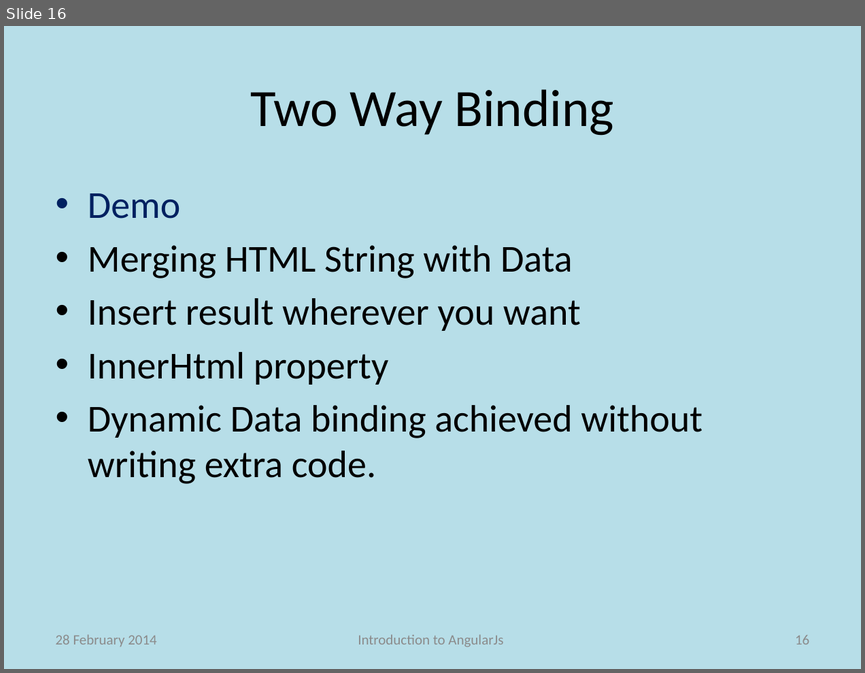
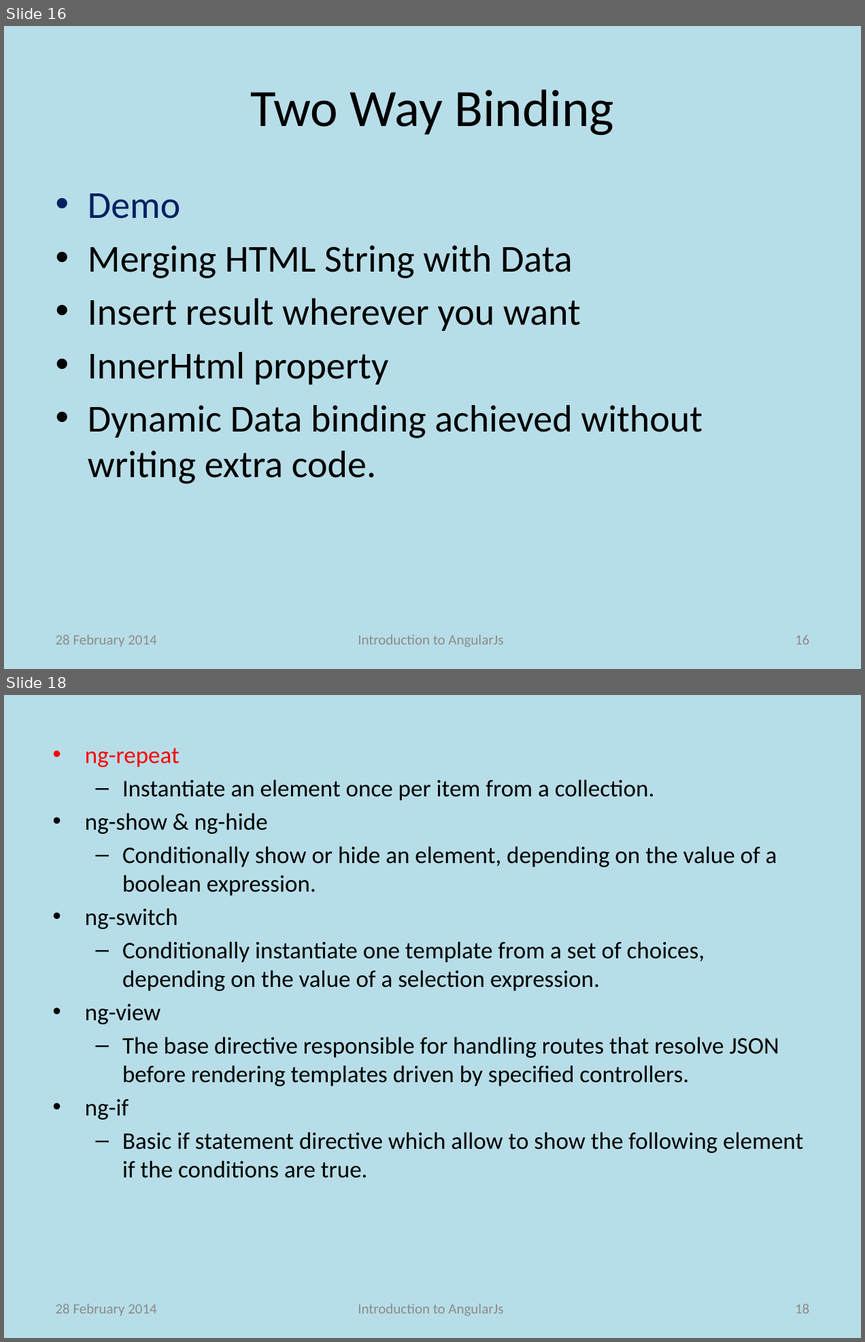
Before and after one commit to srinathvaradan/MyAngulaJsTrials, a slide deck: AngularJs.pptx. Shown one above the other, each under a label of ours: slide 16 before the commit, slides 16 and 18 after it; the slides between them are not shown. The pictures are 865x673 and 865x1342 pixels, drawn with LibreOffice and Linux fonts; fonts in the diff are those of the drawing. Boxes give left, top, right and bottom in pixels: in the first picture for what was removed or moved away, otherwise in the second. Text is boxed around its words. In the diff, an @@ line names an element or a change of style, - is before the commit and + after.

Commit message:
Directives

```diff
--- a/AngularJs.pptx
+++ b/AngularJs.pptx
@@ slide 18 added at [4,695,861,1338], background #B7DEE8 @@
@@ text added at [85,748,803,1153], 20 pt, text #000000 @@
+• ng-repeat
+  – Instantiate an element once per item from a collection.
+• ng-show & ng-hide
+  – Conditionally show or hide an element, depending on the value of a boolean expression.
+• ng-switch
+  – Conditionally instantiate one template from a set of choices, depending on the value of a selection expression.
+• ng-view
+  – The base directive responsible for handling routes that resolve JSON before rendering templates driven by specified controllers.
+• ng-if
+  – Basic if statement directive which allow to show the following element if the conditions are true.
@@ text added at [56,1303,157,1315], 12 pt, text #8C8C8C @@
+28 February 2014
@@ text added at [358,1303,503,1316], 12 pt, text #8C8C8C @@
+Introduction to AngularJs
@@ page number added at [795,1304,809,1313], 12 pt, text #8C8C8C @@
+18
```
Also in this commit, not shown: 13 slides changed, 1 other slide added, 1 other file.
